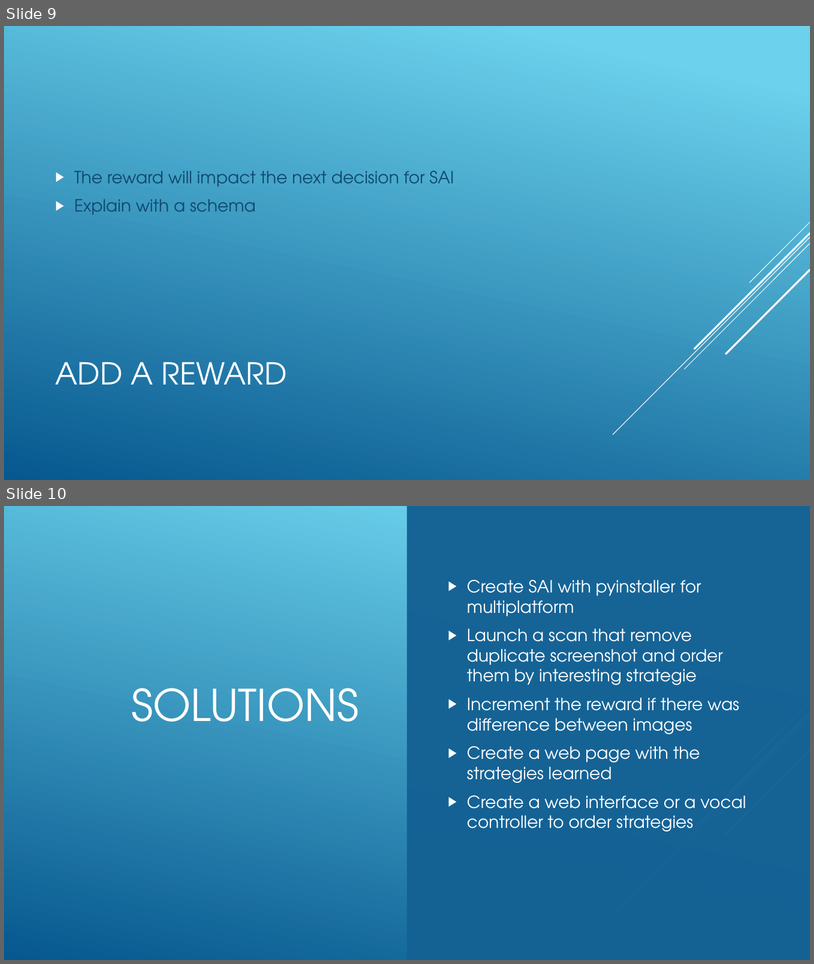
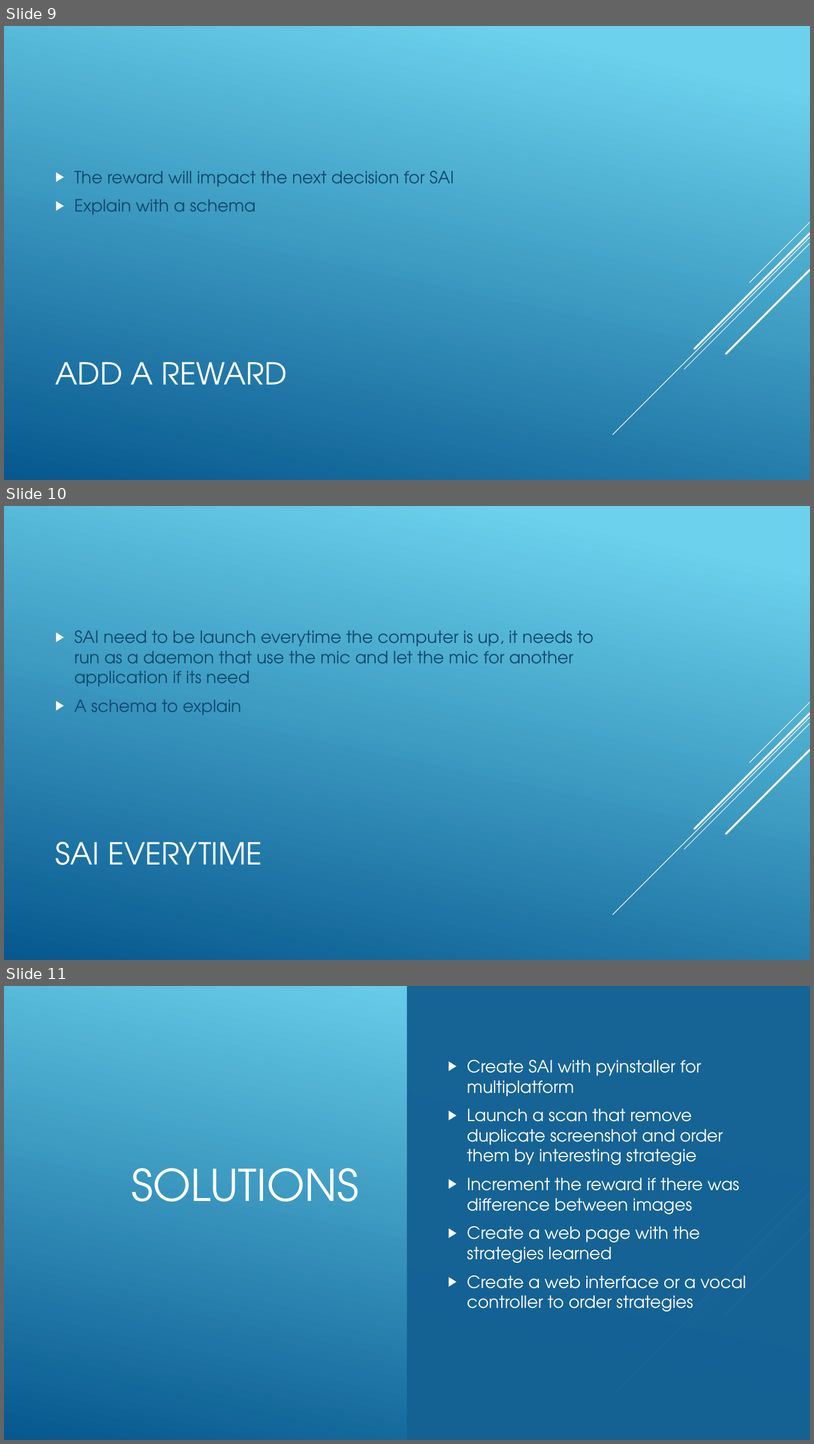
Before and after one commit to jnguyen1192/SIA, a slide deck: SAI_presentation.pptx. Shown one above the other, each under a label of ours: slides 9 and 10 before the commit, slides 9, 10 and 11 after it. The pictures are 814x964 and 814x1444 pixels, drawn with LibreOffice and Linux fonts; fonts in the diff are those of the drawing. Boxes give left, top, right and bottom in pixels: in the first picture for what was removed or moved away, otherwise in the second. Text is boxed around its words. In the diff, an @@ line names an element or a change of style, - is before the commit and + after.

Commit message:
#12 SAI everytime added on slides

```diff
--- a/SAI_presentation.pptx
+++ b/SAI_presentation.pptx
@@ slide 10 added at (4,506,810,960), background gradient #6ED2EB to #06588E; not listed: 5 template elements that a slide beside it also shows @@
@@ text added at (74,630,594,715), 20 pt, text #0F496F @@
+▶ SAI need to be launch everytime the computer is up, it needs to run as a daemon that use the mic and let the mic for another application if its need
+▶ A schema to explain
@@ title added at (56,841,262,865), 36 pt, text #FFFFFF @@
+SAI EVERYTIME
@@ what was slide 10 is now slide 11 @@
```
